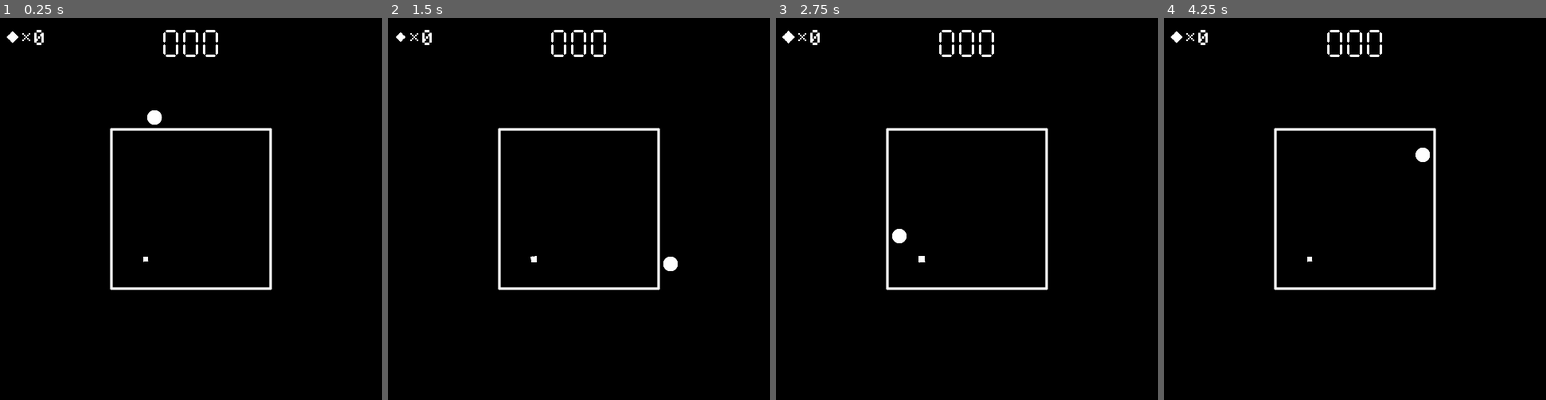
Above: before the commit, frames 1-4 (left to right).
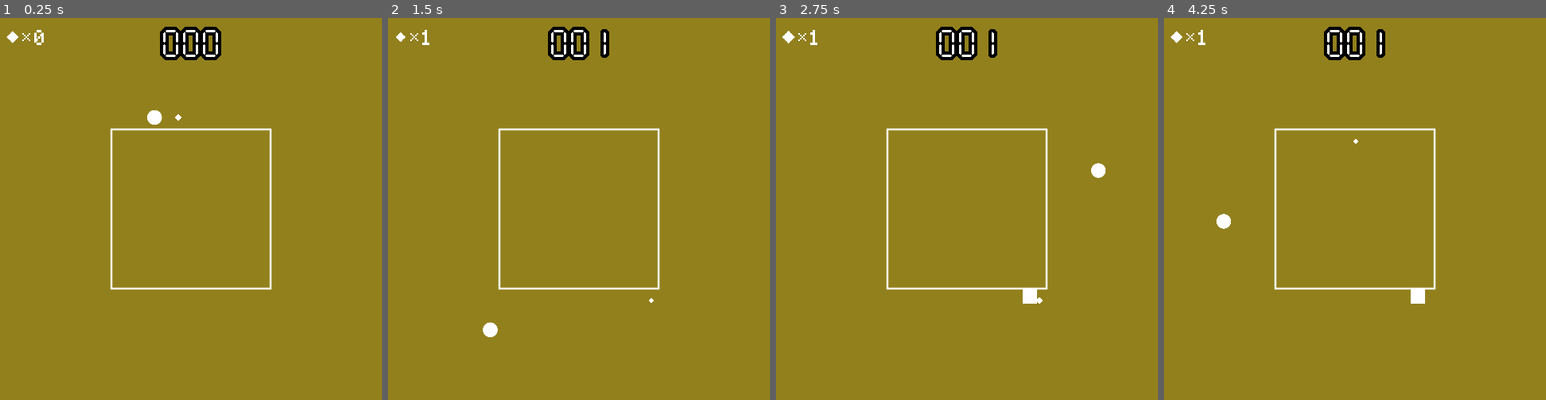
Above: after the commit, the same moments.

Repository: jehymes/Orbit
Game: Godot game, scene res://Game/Square/square_level.tscn
The game is run twice, just before and just after one commit, with the same random seed, the same clock (stepped at 60 frames per second) and the same inputs. The project has no main scene, so this scene is started directly.
Inputs (mouse positions are in pixels of both pictures, inside the frame that each line leads up to):
- Up to frame 1 (0.25 s): no input
- Up to frame 2 (1.5 s): move the mouse to (663, 189) at 0.52 s; click (663, 189) at 0.6 s; move the mouse to (502, 228) at 1.27 s; click (502, 228) at 1.35 s
- Up to frame 3 (2.75 s): move the mouse to (1005, 124) at 2.02 s; click (1005, 124) at 2.1 s
- Up to frame 4 (4.25 s): move the mouse to (1335, 285) at 2.77 s; click (1335, 285) at 2.85 s; move the mouse to (1469, 266) at 3.52 s; click (1469, 266) at 3.6 s

The runs differ from the first frame. In frame 1, 98% of the frame differs, in the area x 0-100%, y 0-100%; in frame 2, 98%; in frame 3, 98%; in frame 4, 98%.

Commit message:
Infinite level created

Diff:
--- /dev/null
+++ b/Game/Infinite/infinite_level.tscn
@@ -0,0 +1,56 @@
+[gd_scene load_steps=11 format=3 uid="uid://cpmedlilngg3y"]
+
+[ext_resource type="Script" path="res://Scripts/orbit.gd" id="1_jukly"]
+[ext_resource type="Script" path="res://Scripts/Shapes/draw_line.gd" id="2_w3vpg"]
+[ext_resource type="Script" path="res://Scripts/Shapes/line.gd" id="3_oh732"]
+[ext_resource type="Script" path="res://Scripts/Shapes/line_follow.gd" id="4_8x6cw"]
+[ext_resource type="Script" path="res://Scripts/Player/player.gd" id="4_mk1g2"]
+[ext_resource type="PackedScene" uid="uid://bp3yfdk2awmb" path="res://Props/Models/explosion.tscn" id="5_8l51h"]
+[ext_resource type="Texture2D" uid="uid://dqhqqq4pvioas" path="res://Assets/Player/Ship.png" id="6_r4idb"]
+
+[sub_resource type="Curve2D" id="Curve2D_ybop5"]
+
+[sub_resource type="CircleShape2D" id="CircleShape2D_wk17o"]
+radius = 30.0
+
+[sub_resource type="CircleShape2D" id="CircleShape2D_m3m70"]
+radius = 30.1496
+
+[node name="Infinite_Level" type="Node2D"]
+script = ExtResource("1_jukly")
+
+[node name="_Infinite" type="Node2D" parent="."]
+
+[node name="Line" type="Path2D" parent="_Infinite"]
+curve = SubResource("Curve2D_ybop5")
+script = ExtResource("3_oh732")
+
+[node name="LineFollow" type="PathFollow2D" parent="_Infinite/Line"]
+script = ExtResource("4_8x6cw")
+
+[node name="Draw_Line" type="Node2D" parent="_Infinite/Line/LineFollow"]
+script = ExtResource("2_w3vpg")
+
+[node name="_Player" type="Node2D" parent="_Infinite"]
+scale = Vector2(0.3, 0.3)
+
+[node name="PlayerLine" type="CharacterBody2D" parent="_Infinite/_Player"]
+collision_mask = 12
+script = ExtResource("4_mk1g2")
+deathParticle = ExtResource("5_8l51h")
+
+[node name="Sprite" type="Sprite2D" parent="_Infinite/_Player/PlayerLine"]
+texture = ExtResource("6_r4idb")
+
+[node name="Collision" type="CollisionShape2D" parent="_Infinite/_Player/PlayerLine"]
+shape = SubResource("CircleShape2D_wk17o")
+debug_color = Color(0.207843, 0.513726, 1, 0.639216)
+
+[node name="HittPlayer" type="Area2D" parent="_Infinite/_Player/PlayerLine" groups=["player"]]
+collision_mask = 12
+
+[node name="CollisionHitt" type="CollisionShape2D" parent="_Infinite/_Player/PlayerLine/HittPlayer"]
+shape = SubResource("CircleShape2D_m3m70")
+debug_color = Color(0.8, 0, 0.0901961, 0.513726)
+
+[connection signal="area_entered" from="_Infinite/_Player/PlayerLine/HittPlayer" to="_Infinite/_Player/PlayerLine" method="_on_hitt_player_area_entered"]
--- a/Game/Square/square_level.tscn
+++ b/Game/Square/square_level.tscn
@@ -33,23 +33,23 @@
 [node name="_Player" type="Node2D" parent="_Square/SquareOut/SquareFollow"]
 scale = Vector2(0.3, 0.3)
 
-[node name="PlayerCircle" type="CharacterBody2D" parent="_Square/SquareOut/SquareFollow/_Player"]
+[node name="PlayerSquare" type="CharacterBody2D" parent="_Square/SquareOut/SquareFollow/_Player"]
 collision_mask = 12
 script = ExtResource("1_2jidb")
 deathParticle = ExtResource("2_5ejnq")
 
-[node name="Sprite" type="Sprite2D" parent="_Square/SquareOut/SquareFollow/_Player/PlayerCircle"]
+[node name="Sprite" type="Sprite2D" parent="_Square/SquareOut/SquareFollow/_Player/PlayerSquare"]
 texture = ExtResource("3_yudqn")
 
-[node name="Collision" type="CollisionShape2D" parent="_Square/SquareOut/SquareFollow/_Player/PlayerCircle"]
+[node name="Collision" type="CollisionShape2D" parent="_Square/SquareOut/SquareFollow/_Player/PlayerSquare"]
 shape = SubResource("CircleShape2D_gslyp")
 debug_color = Color(0.207843, 0.513726, 1, 0.639216)
 
-[node name="HittPlayer" type="Area2D" parent="_Square/SquareOut/SquareFollow/_Player/PlayerCircle" groups=["player"]]
+[node name="HittPlayer" type="Area2D" parent="_Square/SquareOut/SquareFollow/_Player/PlayerSquare" groups=["player"]]
 collision_mask = 12
 
-[node name="CollisionHitt" type="CollisionShape2D" parent="_Square/SquareOut/SquareFollow/_Player/PlayerCircle/HittPlayer"]
+[node name="CollisionHitt" type="CollisionShape2D" parent="_Square/SquareOut/SquareFollow/_Player/PlayerSquare/HittPlayer"]
 shape = SubResource("CircleShape2D_jums0")
 debug_color = Color(0.8, 0, 0.0901961, 0.513726)
 
-[connection signal="area_entered" from="_Square/SquareOut/SquareFollow/_Player/PlayerCircle/HittPlayer" to="_Square/SquareOut/SquareFollow/_Player/PlayerCircle" method="_on_hitt_player_area_entered"]
+[connection signal="area_entered" from="_Square/SquareOut/SquareFollow/_Player/PlayerSquare/HittPlayer" to="_Square/SquareOut/SquareFollow/_Player/PlayerSquare" method="_on_hitt_player_area_entered"]
--- a/Scripts/Collectibles/collectible.gd
+++ b/Scripts/Collectibles/collectible.gd
@@ -2,18 +2,42 @@
 
 @onready var animation = $CollectiblesAnimation
 var anim_finish = false
+var in_collect = false
+var center = Global.center
+var offset_pos = 10
+var speed_infinite = 1
+
+func _ready():
+	match Global.start_level:
+		"Infinite":
+			position = Vector2(center.x * 2, center.y - offset_pos)
+
+func _physics_process(delta):
+	match Global.start_level:
+		"Infinite":
+			position.x -= (Global.speed * delta) + speed_infinite
+			_check_limit()
 
 func _on_hitt_collection_area_entered(area):
 	if area.is_in_group("player"):
+		in_collect = true
 		animation.play("collect")
 		if anim_finish:
 			self.queue_free()
+			in_collect = false
 
 func _on_collectibles_animation_animation_finished(anim_name):
 	if anim_name == "collect":
 		anim_finish = true
 		Global.add_score_game()
-		Global.amount_collectibles += 1
+		if Global.amount_collectibles <= 0:
+			Global.amount_collectibles += 1
 		#if Global.score_game % Global.points_to_next_level == 0:
 			#Global.add_level()
 		Global.add_level()
+
+func _check_limit():
+	if position.x < -10 and !in_collect:
+		queue_free()
+		if Global.amount_collectibles <= 0:
+			Global.amount_collectibles += 1
--- a/Scripts/Player/player.gd
+++ b/Scripts/Player/player.gd
@@ -1,6 +1,27 @@
 extends CharacterBody2D
 
 @export var deathParticle: PackedScene
+var center = Global.center
+var offset_pos = 35
+var out = true
+
+func _ready():
+	match Global.start_level:
+		"Infinite":
+			position = Vector2((center.x) + offset_pos, (center.y * 3) + offset_pos)
+
+func _physics_process(_delta):
+	move()
+
+func move():
+	if Input.is_action_just_pressed("click"):
+		if out:
+			out = false
+			position = Vector2((center.x) + offset_pos, (center.y * 3) + 125)
+			print(position)
+		else:
+			out = true
+			position = Vector2((center.x) + offset_pos, (center.y * 3) + offset_pos)
 
 func _on_hitt_player_area_entered(area):
 	if area.is_in_group("enemies"):
--- a/Scripts/Shapes/draw_circle.gd
+++ b/Scripts/Shapes/draw_circle.gd
@@ -11,5 +11,8 @@
 var center = Global.center
 var points = Global.points
 
+func _init():
+	Global.start_level = "Circle"
+
 func _draw():
 	draw_arc(center, radius, angle_from, angle_to, points, color, expessure, alliasing)
--- /dev/null
+++ b/Scripts/Shapes/draw_line.gd
@@ -0,0 +1,13 @@
+extends Node2D
+
+var center = Global.center
+var color = Color.WHITE
+var expessure = 1
+var antialiased = true
+var line = 1
+
+func _ready():
+	Global.start_level = "Infinite"
+
+func _draw():
+	draw_line(Vector2(0, center.y), Vector2(center.x * 2 + 15, center.y + line), color, expessure, antialiased)
--- a/Scripts/Shapes/draw_square.gd
+++ b/Scripts/Shapes/draw_square.gd
@@ -1,10 +1,17 @@
 extends Node2D
 
-var offset_x = Global.center.x - (Global.square_size/2)
-var offset_y = Global.center.y - (Global.square_size/2)
+var offset_x = int(Global.center.x - (Global.square_size/2))
+var offset_y = int(Global.center.y - (Global.square_size/2))
+var color = Color.WHITE
+var alliasing = true
+var expessure = 1
 
 # Tamanho do quadrado
 var square_size = Global.square_size
+
+func _init():
+	Global.start_level = "Square"
+	Global.amount_enemies_for_level = 8
 
 func _draw():
 	# Desenha as bordas do quadrado
@@ -25,4 +32,4 @@
 	for i in range(vertices.size()):
 		var start = vertices[i]
 		var end = vertices[(i + 1) % vertices.size()] # Conecta o último vértice de volta ao primeiro
-		draw_line(start, end, Color.WHITE, 2, true)
+		draw_line(start, end, color, expessure, alliasing)
--- /dev/null
+++ b/Scripts/Shapes/line.gd
@@ -0,0 +1,16 @@
+extends Path2D
+
+var center = Global.center
+var size_line = center.x * 2
+var line = 1
+
+func _physics_process(_delta):
+	move()
+
+func move():
+	# Limpa todos os pontos existentes
+	get_curve().clear_points()
+
+	# Adiciona os pontos para criar uma linha
+	get_curve().add_point(Vector2(0, 0))
+	get_curve().add_point(Vector2(line, 0))
--- /dev/null
+++ b/Scripts/Shapes/line_follow.gd
@@ -0,0 +1,4 @@
+extends PathFollow2D
+
+func _process(delta):
+	progress_ratio -= delta * Global.speed
--- a/Scripts/orbit.gd
+++ b/Scripts/orbit.gd
@@ -12,7 +12,8 @@
 var count = 0
 
 #Variáveis dos inimigos
-var positions_ene: Array[Vector2]
+var positions_ene_circle: Array[Vector2]
+var positions_ene_square: Array[Vector2]
 var angles_ene: Array[float]
 var ene_position_offset = 9
 
@@ -23,17 +24,21 @@
 var b = Global.color_b
 
 func _ready():
+	randomize()
 	add_child(hud)
 
 	match Global.start_level:
 		"Circle":
 			print("Circle_Level")
-			generate_positions_col_circle()
-			generate_positions_enemies()
+			generate_pos_col_circle()
+			generate_pos_ene_circle()
 		"Square":
 			hud.get_node("Background/ColorRect").color = Color(r, g, b, 1)
-			generate_positions_col_square()
-			#generate_positions_enemies()
+			generate_pos_col_square()
+			generate_pos_ene_square()
+			pass
+		"Infinite":
+			hud.get_node("Background/ColorRect").color = Color(r, g, b, 1)
 			pass
 
 func _process(_delta):
@@ -42,9 +47,11 @@
 			add_collectibles_circle()
 			add_enemies_circle()
 		"Square":
-			#hud.get_node("Background/ColorRect").color = Color(1, 0, 1, 1)
-			#add_collectibles_square()
-			#add_enemies_square()
+			add_collectibles_square()
+			add_enemies_square()
+		"Infinite":
+			add_collectibles_line()
+			#add_enemies_line()
 			pass
 
 func add_collectibles_circle():
@@ -97,21 +104,38 @@
 	if Global.amount_enemies > 0:
 		if Global.amount_enemies_for_level > 0:
 			# Escolhe o index do posicionamento
-			var index = randi_range(0, positions_ene.size())
+			var index = randi_range(0, positions_ene_circle.size())
 
 			# Instancia o coletável
 			var enemy = enemie.instantiate()
 			enemy.scale = Vector2(0.3, 0.3)
 
-			if !is_object_at_position(positions_ene[index-1]):
-				enemy.position = positions_ene[index-1]
+			if !is_object_at_position(positions_ene_circle[index-1]):
+				enemy.position = positions_ene_circle[index-1]
 				enemy.rotation_degrees = rad_to_deg(angles_ene[index-1])
 				add_child(enemy)
 				Global.amount_enemies += -1
 				Global.amount_enemies_for_level += -1
 				return
 
-func generate_positions_col_circle():
+func add_enemies_square():
+	if Global.amount_enemies > 0:
+		if Global.amount_enemies_for_level > 0:
+			# Escolhe o index do posicionamento
+			var index = randi_range(0, positions_ene_square.size() - 1)
+
+			# Instancia o coletável
+			var enemy = enemie.instantiate()
+			enemy.scale = Vector2(0.3, 0.3)
+
+			if !is_object_at_position(positions_ene_square[index]):
+				enemy.position = positions_ene_square[index]
+				add_child(enemy)
+				Global.amount_enemies += -1
+				Global.amount_enemies_for_level += -1
+				return
+
+func generate_pos_col_circle():
 	var center = Global.center
 
 	for i in range(Global.points):
@@ -138,7 +162,7 @@
 			positions_cir.append(collectPosition)
 			angles_cir.append(angle)
 
-func generate_positions_col_square():
+func generate_pos_col_square():
 	for i in range(50):
 		var in_or_out = randi_range(1, 2)
 		var pos_spawn = define_pos_spawn_square(randi_range(1, 4), in_or_out)
@@ -156,8 +180,7 @@
 			# Define as posições para o coletável
 			positions_sqr.append(collectPosition)
 
-
-func generate_positions_enemies():
+func generate_pos_ene_circle():
 	randomize()
 	var center = Global.center
 	var radius_1 = Global.circle_radius + ene_position_offset
@@ -175,13 +198,50 @@
 		if in_or_out == 1:
 			var enemiePosition = center + Vector2(radius_1 * cos(angle), radius_1 * sin(angle))
 			# Define as posições para o coletável
-			positions_ene.append(enemiePosition)
+			positions_ene_circle.append(enemiePosition)
 			angles_ene.append(angle)
 		if in_or_out == 2:
 			var enemiePosition = center + Vector2(radius_2 * cos(angle), radius_2 * sin(angle))
 			# Define as posições para o coletável
-			positions_ene.append(enemiePosition)
+			positions_ene_circle.append(enemiePosition)
 			angles_ene.append(angle)
+
+func generate_pos_ene_square():
+	# Calcula ad posiçoes do inimigo no quadrado externo
+	var ex_t = define_pos_spawn_square(1, 1)
+	var ex_r = define_pos_spawn_square(2, 1)
+	var ex_d = define_pos_spawn_square(3, 1)
+	var ex_l = define_pos_spawn_square(4, 1)
+
+	var pos_en_square_ex_t = aply_offset_in_positions(ex_t, ["y", "+", 5])
+	var pos_en_square_ex_r = aply_offset_in_positions(ex_r, ["x", "-", 5])
+	var pos_en_square_ex_d = aply_offset_in_positions(ex_d, ["y", "-", 5])
+	var pos_en_square_ex_l = aply_offset_in_positions(ex_l, ["x", "+", 5])
+
+	#Define posicionamento do coletável
+	positions_ene_square += pos_en_square_ex_t
+	positions_ene_square += pos_en_square_ex_r
+	positions_ene_square += pos_en_square_ex_d
+	positions_ene_square += pos_en_square_ex_l
+
+	#Calcula ad posiçoes do inimigo no quadrado interno
+	var in_t = define_pos_spawn_square(1, 2)
+	var in_r = define_pos_spawn_square(2, 2)
+	var in_d = define_pos_spawn_square(3, 2)
+	var in_l = define_pos_spawn_square(4, 2)
+
+	var pos_en_square_in_t = aply_offset_in_positions(in_t, ["y", "-", 5])
+	var pos_en_square_in_r = aply_offset_in_positions(in_r, ["x", "+", 5])
+	var pos_en_square_in_d = aply_offset_in_positions(in_d, ["y", "+", 5])
+	var pos_en_square_in_l = aply_offset_in_positions(in_l, ["x", "-", 5])
+
+	#Define posicionamento do coletável
+	positions_ene_square += pos_en_square_in_t
+	positions_ene_square += pos_en_square_in_r
+	positions_ene_square += pos_en_square_in_d
+	positions_ene_square += pos_en_square_in_l
+
+	positions_ene_square.shuffle()
 
 func is_object_at_position(check: Vector2) -> bool:
 	# Verifica se existe algum objeto na posição
@@ -226,3 +286,35 @@
 					_positions.append(Vector2(155, 325 - (i+1)))
 
 	return _positions
+
+func aply_offset_in_positions(array: Array[Vector2], params: Array) -> Array[Vector2]:
+	var new_position: Array[Vector2] = []
+	for i in range(array.size()):
+		if params[0] == "x":
+			if params[1] == "+":
+				new_position.append(Vector2(array[i].x + params[2], array[i].y))
+			if params[1] == "-":
+				new_position.append(Vector2(array[i].x - params[2], array[i].y))
+		elif params[0] == "y":
+			if params[1] == "+":
+				new_position.append(Vector2(array[i].x, array[i].y + params[2]))
+			if params[1] == "-":
+				new_position.append(Vector2(array[i].x, array[i].y - params[2]))
+		elif params[0] == "xy":
+			if params[1] == "+":
+				new_position.append(Vector2(array[i].x + params[2], array[i].y + params[2]))
+			if params[1] == "-":
+				new_position.append(Vector2(array[i].x - params[2], array[i].y - params[2]))
+			if params[1] == "+-":
+				new_position.append(Vector2(array[i].x + params[2], array[i].y - params[2]))
+			if params[1] == "-+":
+				new_position.append(Vector2(array[i].x - params[2], array[i].y + params[2]))
+
+	return new_position
+
+func add_collectibles_line():
+	if Global.amount_collectibles > 0:
+		# Instancia o coletável
+		var collect = collectible.instantiate()
+		get_tree().current_scene.add_child(collect)
+		Global.amount_collectibles += -1
Not shown, added: Game/Infinite/inf49F4.tmp
Not shown, added: Game/Infinite/inf922F.tmp
